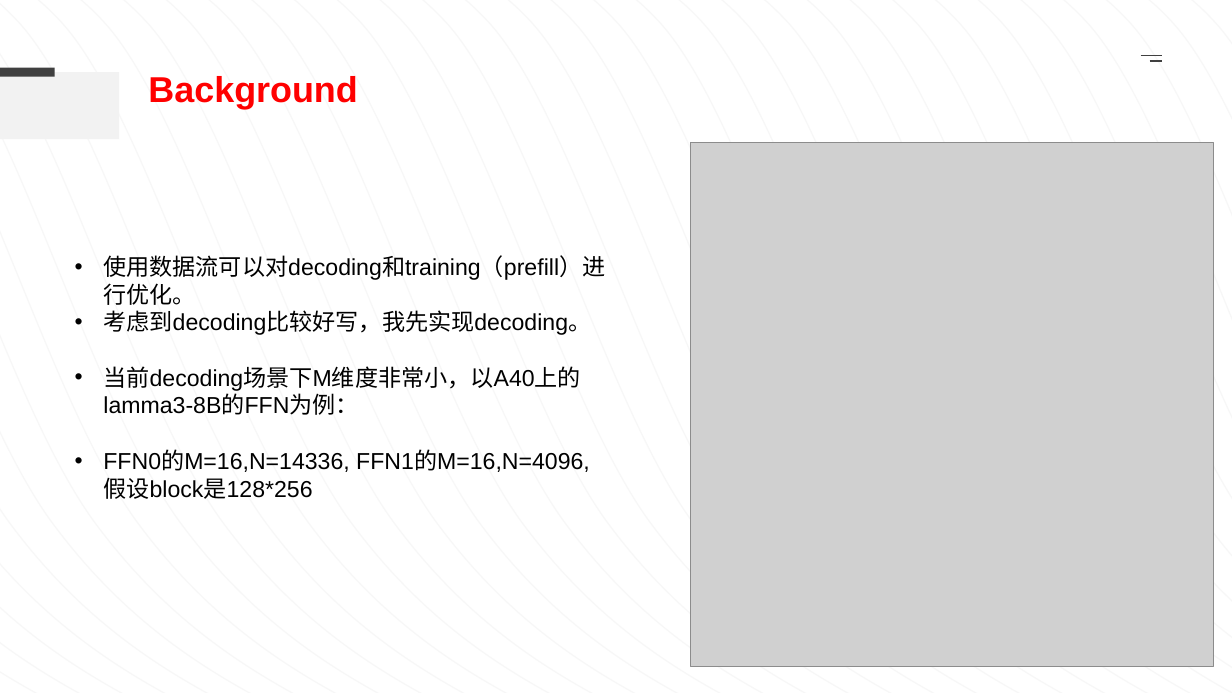
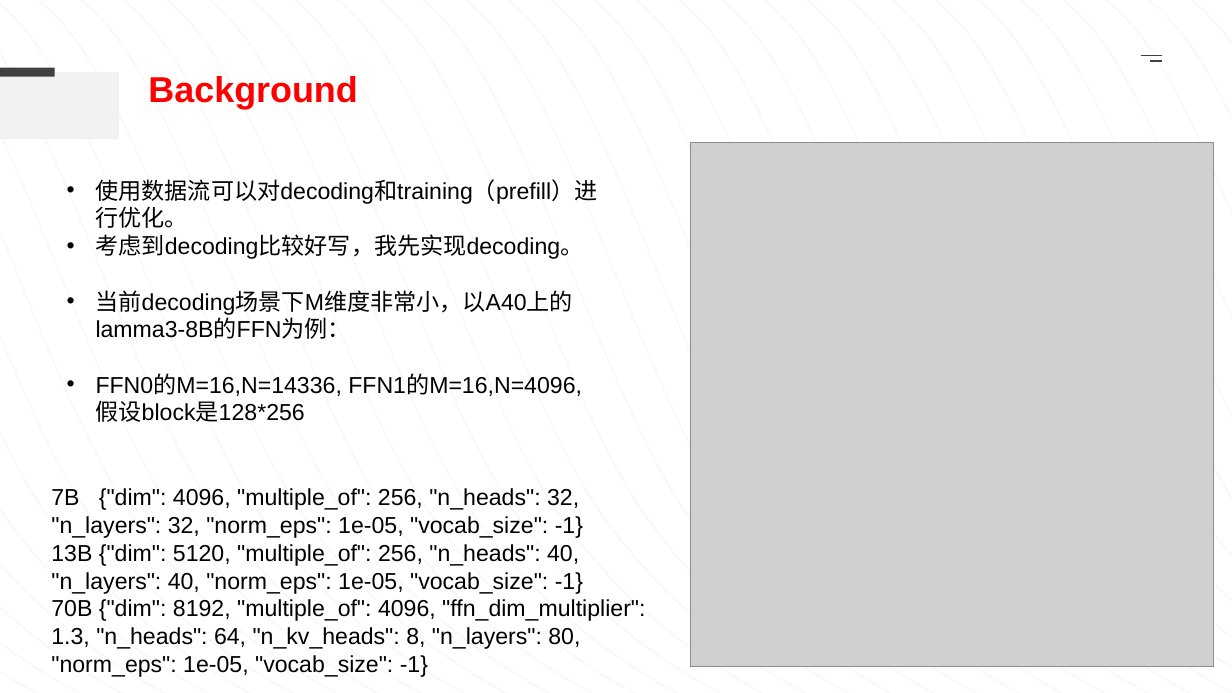
Before and after one commit to ziyuhuang123/dataflow_code, a slide deck: slide 1 of weekly_report/汇报-0620.pptx. Drawn at 1232x693 pixels with LibreOffice and Linux fonts; fonts in the diff are those of the drawing; grey boxes stand for pictures. Boxes give left, top, right and bottom in pixels: in the first picture for what was removed or moved away, otherwise in the second. Text is boxed around its words. In the diff, an @@ line names an element or a change of style, - is before the commit and + after.

Commit message:
0916 update size-pass

```diff
--- a/weekly_report/汇报-0620.pptx
+++ b/weekly_report/汇报-0620.pptx
@@ text "使用数据流可以对decoding和training（prefill）进行优化。": place and size @@
-text "使用数据流可以对decoding和training（prefill）进行优化。" at bbox=[103, 255, 605, 499]
+text "使用数据流可以对decoding和training（prefill）进行优化。" at bbox=[96, 179, 598, 422]
@@ text added at bbox=[51, 488, 645, 677], 18 pt, text #000000 @@
+7B {"dim": 4096, "multiple_of": 256, "n_heads": 32, "n_layers": 32, "norm_eps": 1e-05, "vocab_size": -1}
+13B {"dim": 5120, "multiple_of": 256, "n_heads": 40, "n_layers": 40, "norm_eps": 1e-05, "vocab_size": -1}
+70B {"dim": 8192, "multiple_of": 4096, "ffn_dim_multiplier": 1.3, "n_heads": 64, "n_kv_heads": 8, "n_layers": 80, "norm_eps": 1e-05, "vocab_size": -1}
```
Also in this commit, not shown: 19 other files.
